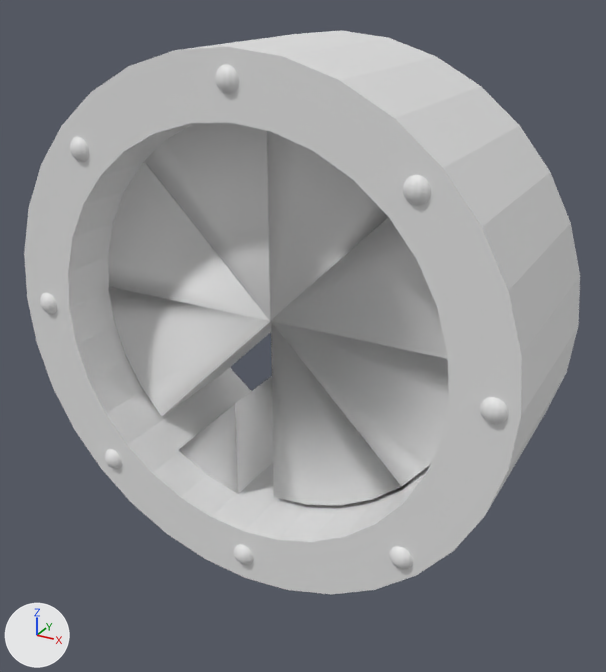
A saved change to the OBJ model Framework/Framework/projects/Project Poultry/res/Models/DoorFrames/Door2.obj.
One viewpoint serves both versions: a camera (50 mm lens) standing at (10.61, -14.34, 9.05) and looking at (3.2, -0.88, 2.32). Arrows for +X, +Y and +Z are at lower left; the lights stay in place. Where no turn or scale is listed for an object, it has been applied to the vertices.

The older version as bpy lines, for what is in view:
```python
ob_door_pieces_001_cylinder_011 = bpy.data.objects.new('Door_Pieces.001_Cylinder.011', me_door_pieces_001_cylinder_011)
ob_door_pieces_001_cylinder_011.location = (0.0, 0.0, 0.0)
ob_door_pieces_003_cylinder_013 = bpy.data.objects.new('Door_Pieces.003_Cylinder.013', me_door_pieces_003_cylinder_013)
ob_door_pieces_003_cylinder_013.location = (0.0, 0.0, 0.0)
ob_door_pieces_004_cylinder_014 = bpy.data.objects.new('Door_Pieces.004_Cylinder.014', me_door_pieces_004_cylinder_014)
ob_door_pieces_004_cylinder_014.location = (0.0, 0.0, 0.0)
ob_door_pieces_007_cylinder_017 = bpy.data.objects.new('Door_Pieces.007_Cylinder.017', me_door_pieces_007_cylinder_017)
ob_door_pieces_007_cylinder_017.location = (0.0, 0.0, 0.0)
ob_door_pieces_008_cylinder_018 = bpy.data.objects.new('Door_Pieces.008_Cylinder.018', me_door_pieces_008_cylinder_018)
ob_door_pieces_008_cylinder_018.location = (0.0, 0.0, 0.0)
ob_door_pieces_cylinder_010 = bpy.data.objects.new('Door_Pieces_Cylinder.010', me_door_pieces_cylinder_010)
ob_door_pieces_cylinder_010.location = (0.0, 0.0, 0.0)
ob_sphere_004 = bpy.data.objects.new('Sphere.004', me_sphere_004)
ob_sphere_004.location = (0.0, 0.0, 0.0)
# also in view: 'Door_Pieces.002_Cylinder.012' at (1.84, -1.01, 5.02); 'Door_Pieces.005_Cylinder.015' at (5.14, -1.01, 1.73)
```
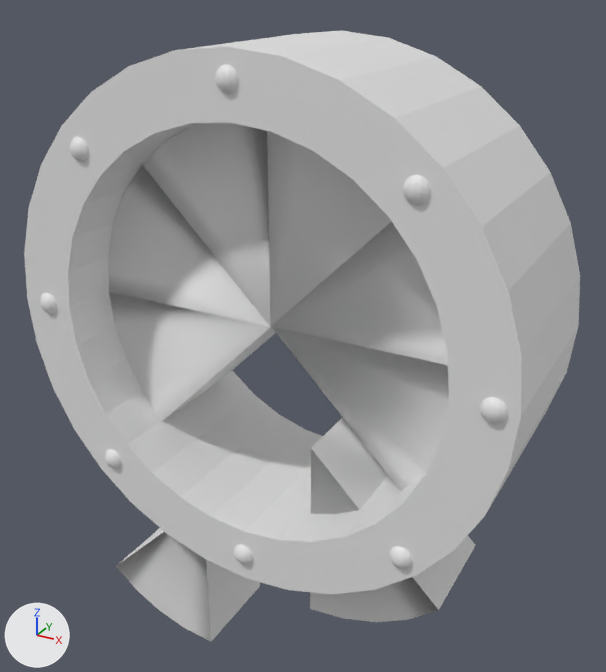
The newer file is also turned or shifted as a whole; pictures and numbers use the older file's frame.

Pixel boxes (x1, y1, x2, y2) of what changed, in the pictures (606 x 672 px; the box of a moved part takes in the faces that stretch with it):
'Door_Pieces.007_Cylinder.017', reshaped
    before: (271, 322, 402, 505)
    after: (310, 417, 476, 622)
'Door_Pieces.008_Cylinder.018', mesh moved
    before: (179, 376, 273, 494)
    after: (116, 528, 260, 641)
'Door_Pieces_Cylinder.010', mesh moved
    before: (109, 286, 271, 416)
    after: (109, 292, 276, 421)
part 1 of me_door_pieces_001_cylinder_011, moved or reshaped
    before: (109, 161, 270, 321)
    after: (109, 164, 270, 327)
part 2 of me_door_pieces_003_cylinder_013, moved or reshaped
    before: (267, 131, 388, 321)
    after: (267, 131, 392, 326)
part 3 of me_door_pieces_004_cylinder_014, moved or reshaped
    before: (271, 217, 448, 359)
    after: (271, 222, 448, 365)

The change, as a diff of the scene's bpy script:
```diff
--- a/Framework/Framework/projects/Project Poultry/res/Models/DoorFrames/Door2.obj.py
+++ b/Framework/Framework/projects/Project Poultry/res/Models/DoorFrames/Door2.obj.py
@@ me_door_pieces_001_cylinder_011 @@
 # used by ob_door_pieces_001_cylinder_011; location = (0.0, 0.0, 0.0)
-me_door_pieces_001_cylinder_011.from_pydata(...)  # 12 vertices, 20 faces; spans x -0.66..3.2, y -2.12..0.09, z 3.09..5.82
+me_door_pieces_001_cylinder_011.from_pydata(...)  # 12 vertices, 20 faces; spans x -0.65..3.21, y -2.12..0.09, z 2.97..5.7
+# me_door_pieces_001_cylinder_011 part 1: the whole mesh is rebuilt
@@ me_door_pieces_003_cylinder_013 @@
 # used by ob_door_pieces_003_cylinder_013; location = (0.0, 0.0, 0.0)
-me_door_pieces_003_cylinder_013.from_pydata(...)  # 12 vertices, 20 faces; spans x 3.2..5.93, y -2.12..0.09, z 3.1..6.95
+me_door_pieces_003_cylinder_013.from_pydata(...)  # 12 vertices, 20 faces; spans x 3.2..5.93, y -2.12..0.09, z 2.98..6.84
+# me_door_pieces_003_cylinder_013 part 2: the whole mesh is rebuilt
@@ me_door_pieces_004_cylinder_014 @@
 # used by ob_door_pieces_004_cylinder_014; location = (0.0, 0.0, 0.0)
-me_door_pieces_004_cylinder_014.from_pydata(...)  # 12 vertices, 20 faces; spans x 3.2..7.06, y -2.12..0.09, z 3.1..5.83
+me_door_pieces_004_cylinder_014.from_pydata(...)  # 12 vertices, 20 faces; spans x 3.21..7.06, y -2.12..0.09, z 2.98..5.71
+# me_door_pieces_004_cylinder_014 part 3: the whole mesh is rebuilt
@@ me_door_pieces_007_cylinder_017 @@
 # used by ob_door_pieces_007_cylinder_017; location = (0.0, 0.0, 0.0)
-me_door_pieces_007_cylinder_017.from_pydata(...)  # 12 vertices, 20 faces; spans x 3.21..5.94, y -2.12..0.09, z -0.76..3.1
+me_door_pieces_007_cylinder_017.from_pydata(...)  # 12 vertices, 20 faces; spans x 4.14..6.87, y -2.28..-0.07, z -3.11..0.75
+# me_door_pieces_007_cylinder_017 part 4: the whole mesh is rebuilt
@@ me_door_pieces_008_cylinder_018 @@
 me_door_pieces_008_cylinder_018.from_pydata(...)  # 12 vertices, 20 faces; spans x -0.24..2.49, y -2.33..-0.12, z -2.57..1.29
 # used by ob_door_pieces_008_cylinder_018; location = (0.0, 0.0, 0.0)
+# me_door_pieces_008_cylinder_018 part 5: the whole mesh is moved by (-1.06, 0.21, -2.81)
@@ me_door_pieces_cylinder_010 @@
 me_door_pieces_cylinder_010.from_pydata(...)  # 12 vertices, 20 faces; spans x -0.66..3.2, y -2.12..0.09, z 0.36..3.09
 # used by ob_door_pieces_cylinder_010; location = (0.0, 0.0, 0.0)
+# me_door_pieces_cylinder_010 part 6: the whole mesh is moved by (0.0, 0.0, -0.12)
```
